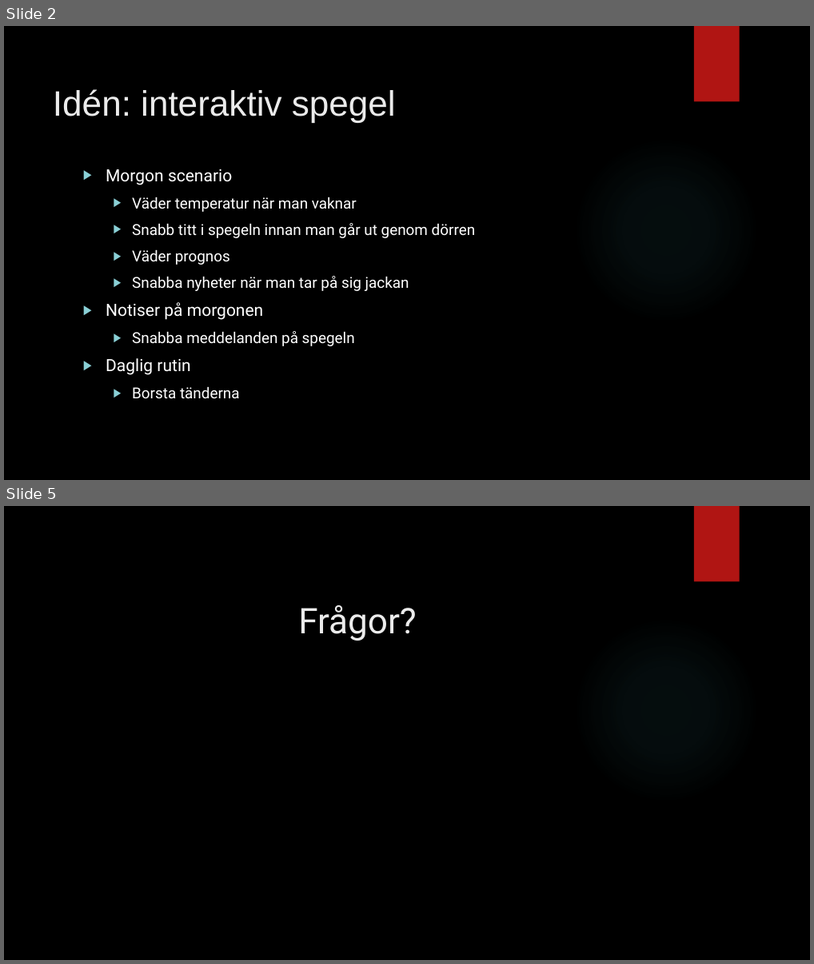
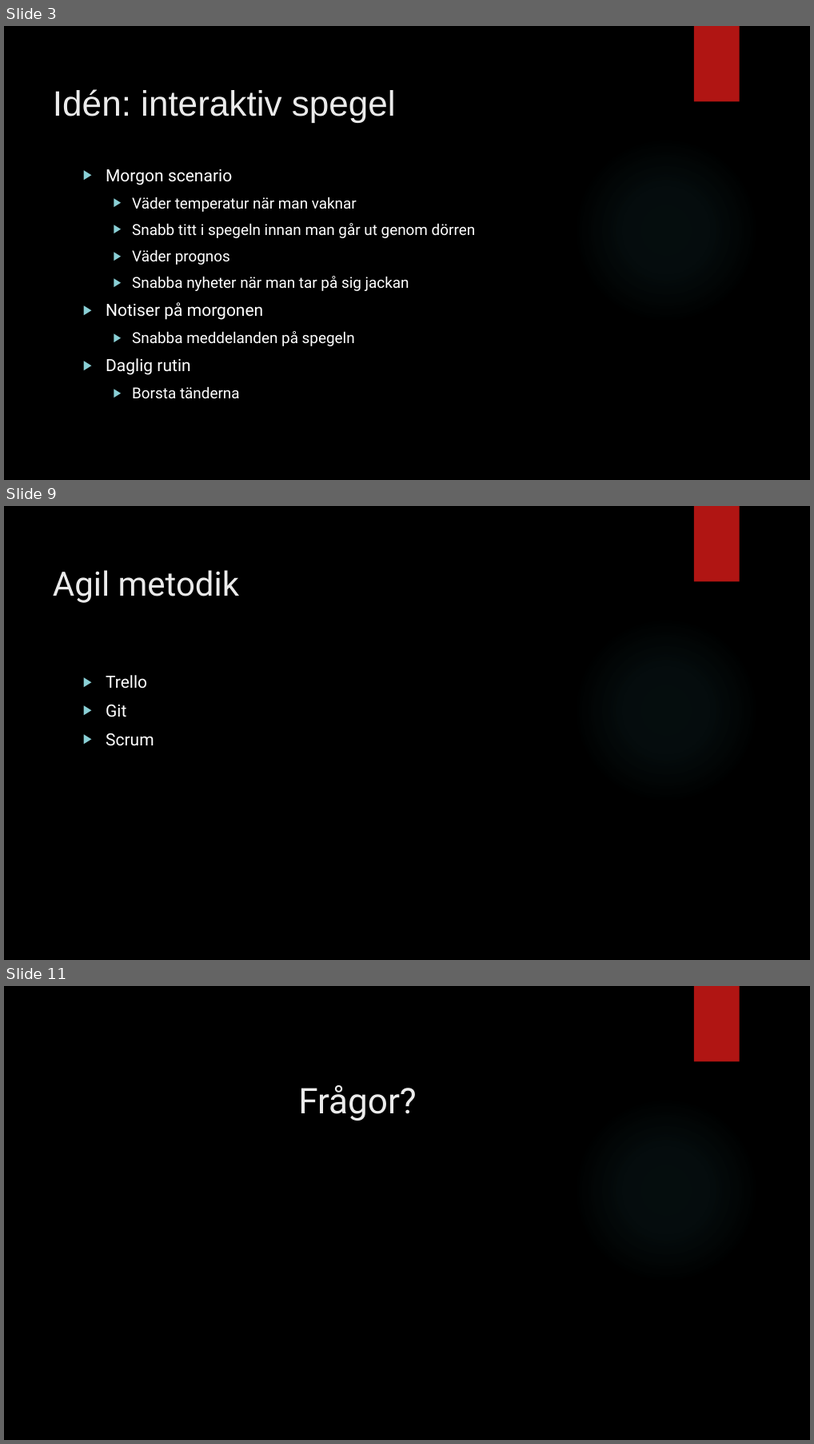
Before and after one commit to hamadaio/magic-mirror-project, a slide deck: pitch_group_mirror.pptx. Shown one above the other, each under a label of ours: slides 2 and 5 before the commit, slides 3, 9 and 11 after it; the slides between them are not shown. The pictures are 814x964 and 814x1444 pixels, drawn with LibreOffice and Linux fonts; fonts in the diff are those of the drawing; background and template pictures are left out. Boxes give left, top, right and bottom in pixels: in the first picture for what was removed or moved away, otherwise in the second. Text is boxed around its words. In the diff, an @@ line names an element or a change of style, - is before the commit and + after.

```diff
--- a/pitch_group_mirror.pptx
+++ b/pitch_group_mirror.pptx
@@ slide 9 added at [4,506,810,960], background picture (left out); not listed: 2 template elements that a slide beside it also shows @@
@@ title added at [53,570,239,603], 40 pt, text #EBEBEB @@
+  Agil metodik
@@ text added at [106,675,154,746], 20 pt, text #FFFFFF @@
+▶ Trello
+▶ Git
+▶ Scrum
@@ what was slide 2 is now slide 3 @@
@@ what was slide 5 is now slide 11 @@
```
Also in this commit, not shown: 3 slides changed, 5 other slides added, 1 other file.
